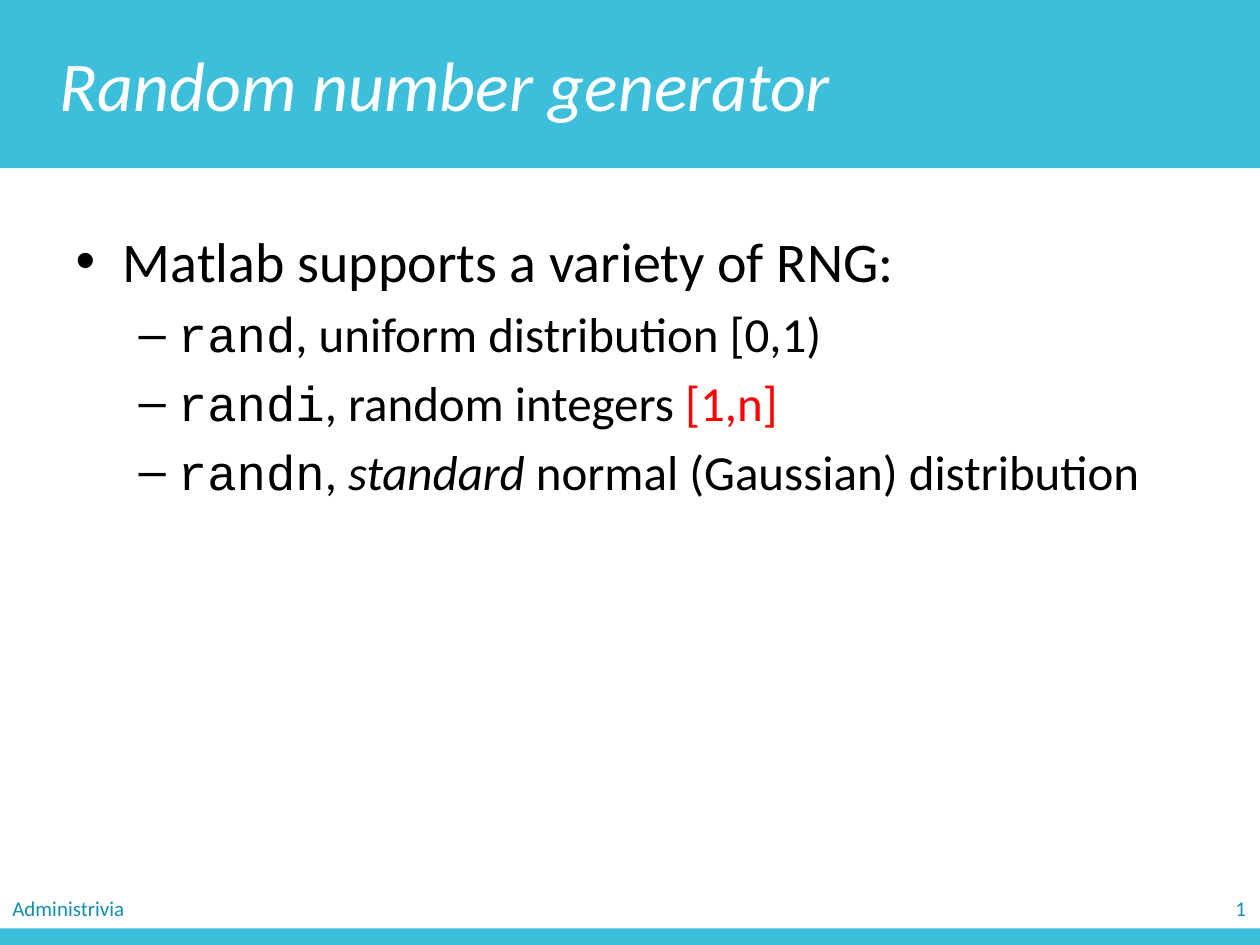
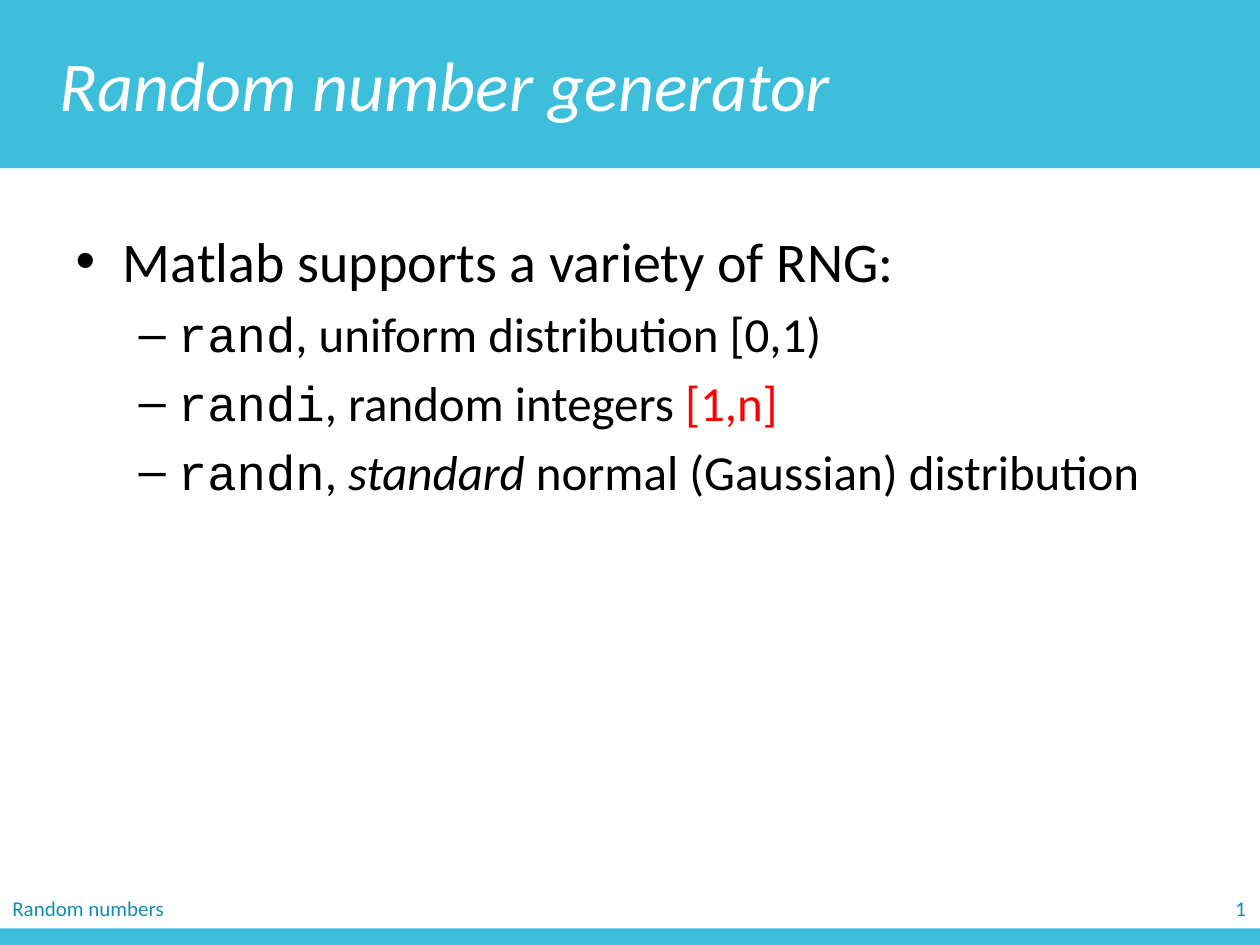
Before and after one commit to zichengliao/zuics101-fa17, a slide deck: slide 5 of lectures/lec24_matlab4/lec24.pptx (slide 4 before the commit). Drawn at 1260x945 pixels with LibreOffice and Linux fonts; fonts in the diff are those of the drawing. Boxes give left, top, right and bottom in pixels: in the first picture for what was removed or moved away, otherwise in the second. Text is boxed around its words. In the diff, an @@ line names an element or a change of style, - is before the commit and + after.

```diff
--- a/lectures/lec24_matlab4/lec24.pptx
+++ b/lectures/lec24_matlab4/lec24.pptx
@@ text at [12,901,163,916]: text changed @@
-Administrivia
+Random numbers
```
Also in this commit, not shown: 23 other slides changed, 1 slide added, 10 other files.
